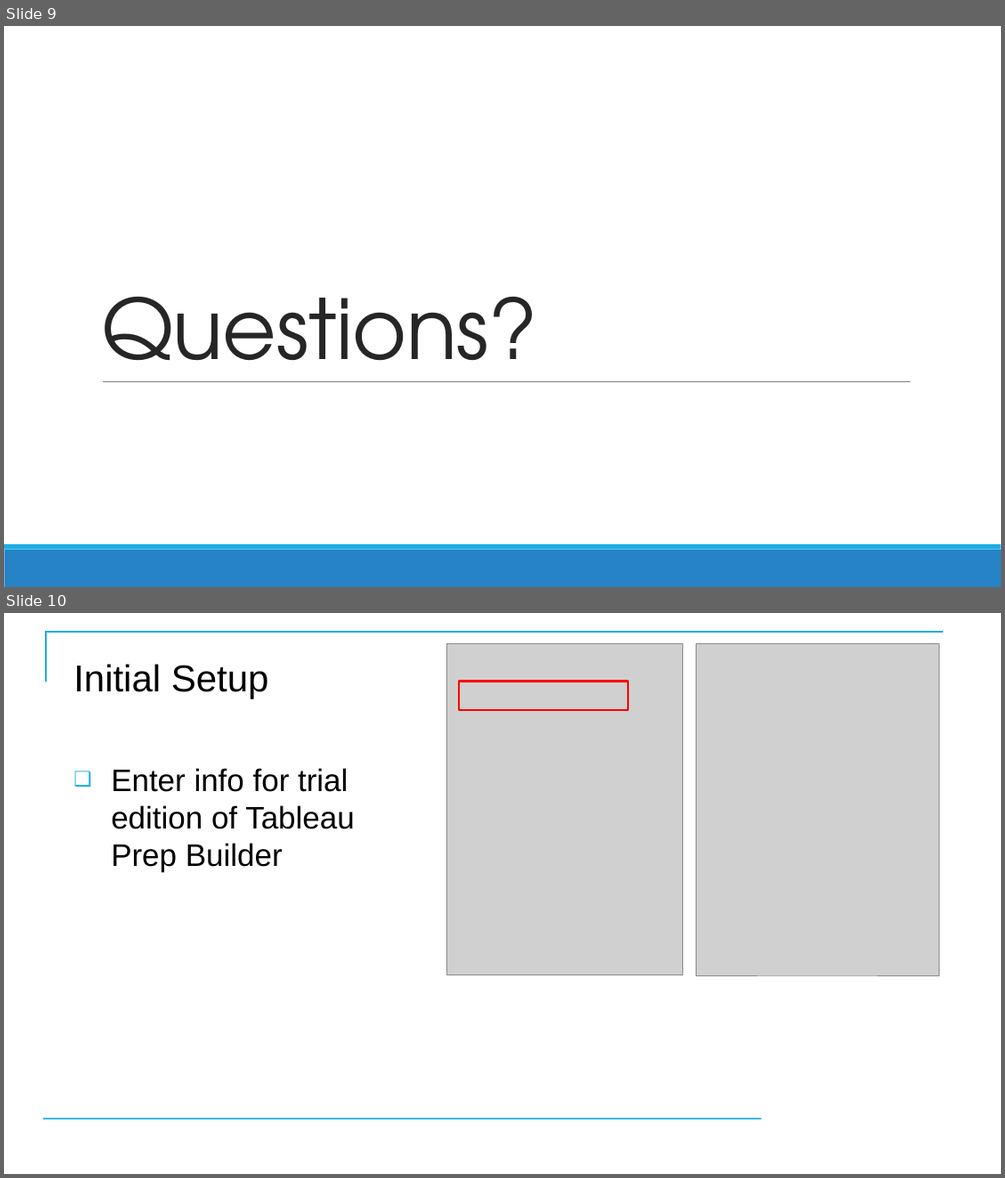
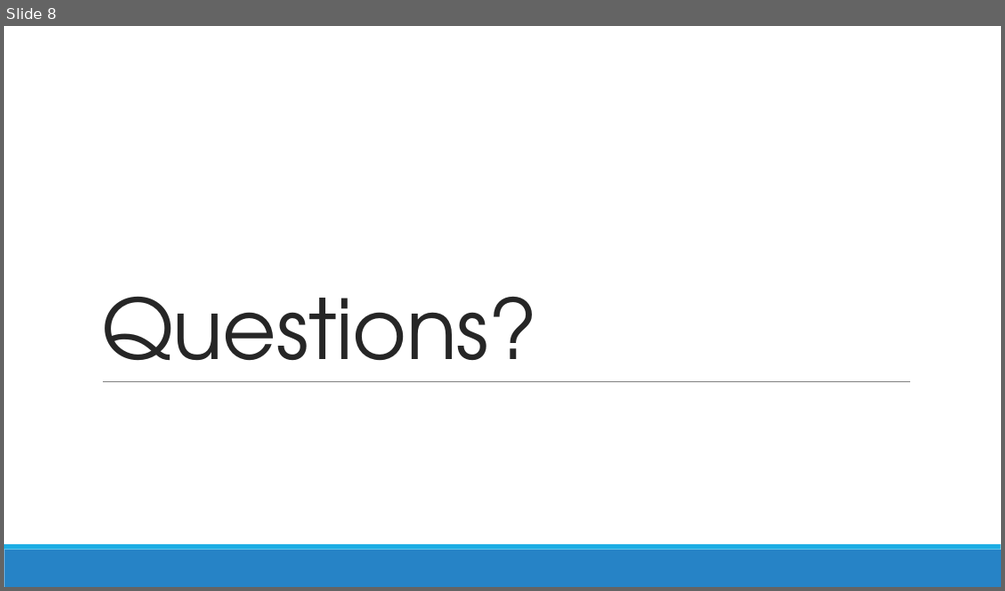
Before and after one commit to CostelloTechnicalConsulting/XGHDEV, a slide deck: ppt/XGHDEV.pptx. Shown one above the other, each under a label of ours: slides 9 and 10 before the commit, slide 8 after it. The pictures are 1005x1178 and 1005x591 pixels, drawn with LibreOffice and Linux fonts; fonts in the diff are those of the drawing; grey boxes stand for pictures; background and template pictures are left out. Boxes give left, top, right and bottom in pixels: in the first picture for what was removed or moved away, otherwise in the second. Text is boxed around its words. In the diff, an @@ line names an element or a change of style, - is before the commit and + after.

```diff
--- a/ppt/XGHDEV.pptx
+++ b/ppt/XGHDEV.pptx
@@ slide 10 removed at box(4, 613, 1001, 1174), background #FFFFFF @@
@@ freeform shape removed at box(46, 632, 943, 682) @@
@@ title removed at box(73, 664, 269, 698) @@
-Initial Setup
@@ picture removed at box(446, 643, 683, 974) @@
@@ picture removed at box(696, 643, 938, 975) @@
@@ rectangle removed at box(459, 681, 629, 710) @@
@@ text removed at box(111, 768, 355, 871) @@
-❑ Enter info for trial edition of Tableau Prep Builder
@@ line removed from (44, 1119) to (761, 1119) @@
@@ what was slide 9 is now slide 8 @@
```
Also in this commit, not shown: 5 slides changed, 86 slides added, 100 other slides removed.
